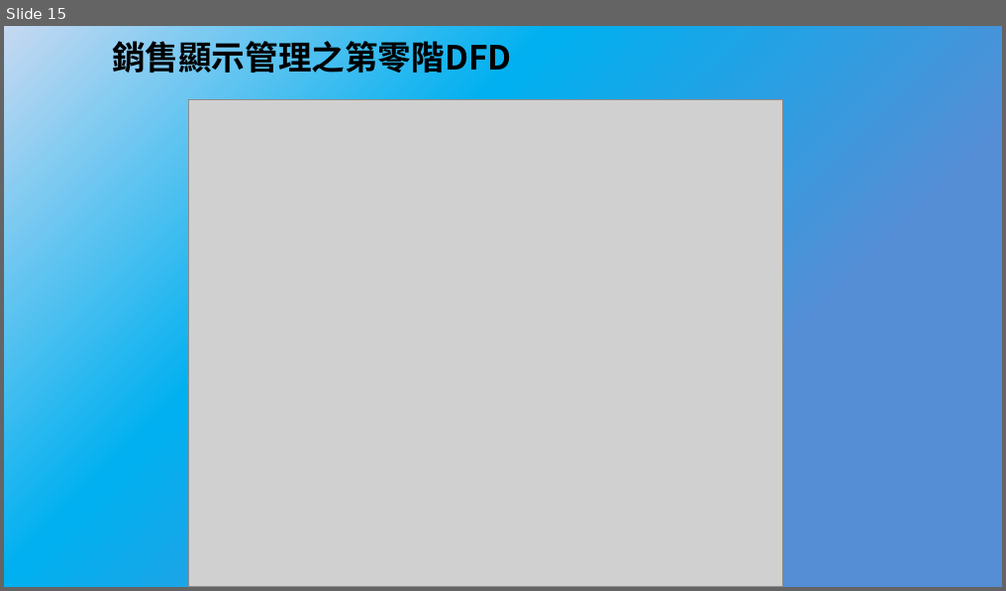
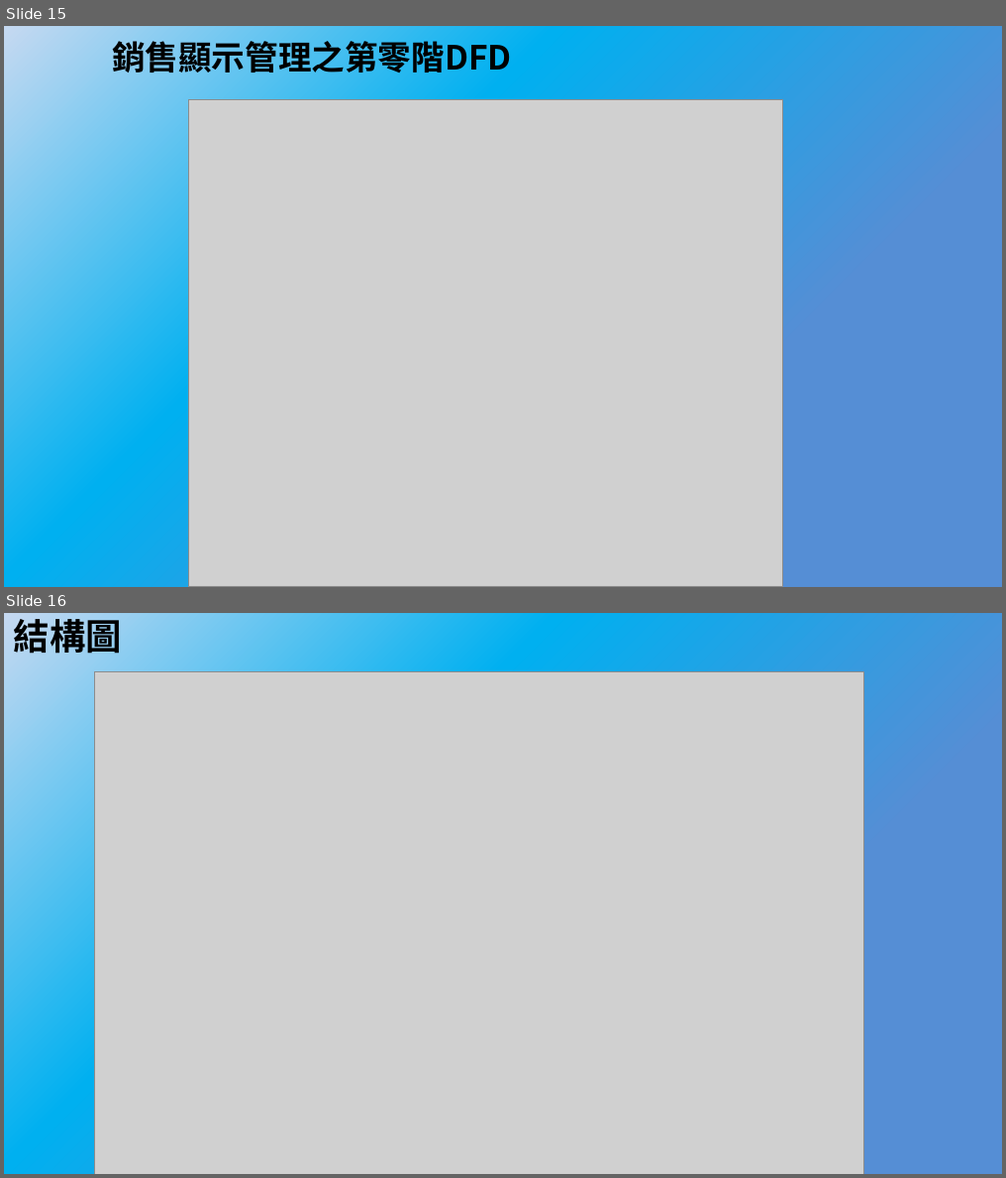
Before and after one commit to bnuby/Mobile-Application-Software, a slide deck: 系統分析/系統分析期中報告.pptx. Shown one above the other, each under a label of ours: slide 15 before the commit, slides 15 and 16 after it. The pictures are 1006x591 and 1006x1178 pixels, drawn with LibreOffice and Linux fonts; fonts in the diff are those of the drawing; grey boxes stand for pictures. Boxes give left, top, right and bottom in pixels: in the first picture for what was removed or moved away, otherwise in the second. Text is boxed around its words. In the diff, an @@ line names an element or a change of style, - is before the commit and + after.

```diff
--- a/系統分析/系統分析期中報告.pptx
+++ b/系統分析/系統分析期中報告.pptx
@@ slide 16 added at box(4, 613, 1002, 1174), background gradient #C6D9F1 to #00B0F0 to #558ED5 @@
@@ title added at box(14, 613, 122, 653), 26 pt, text #000000, bold @@
+結構圖
@@ picture added at box(95, 671, 864, 1174) @@
```
Also in this commit, not shown: 3 other slides added, 1 slide removed, 1 other file.
